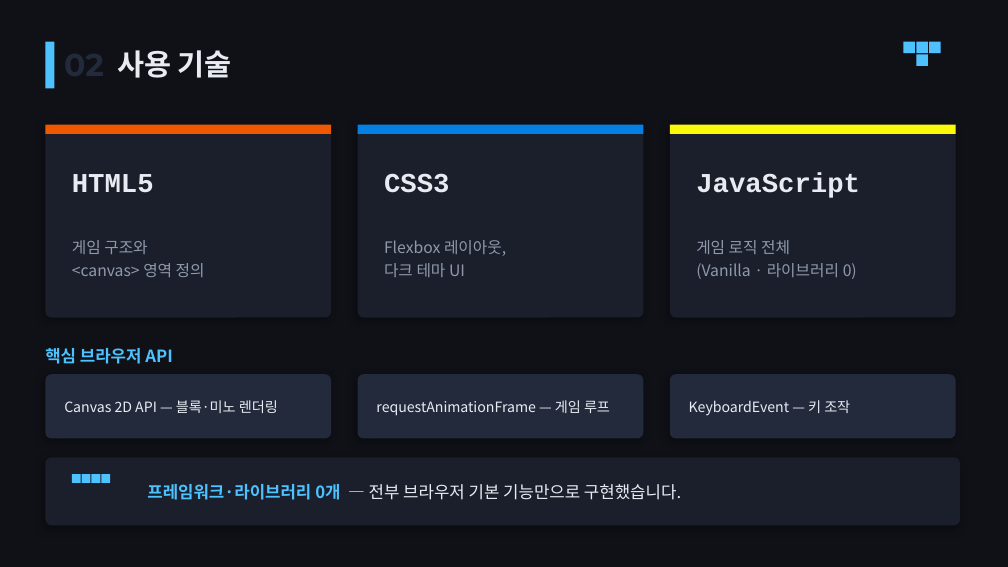
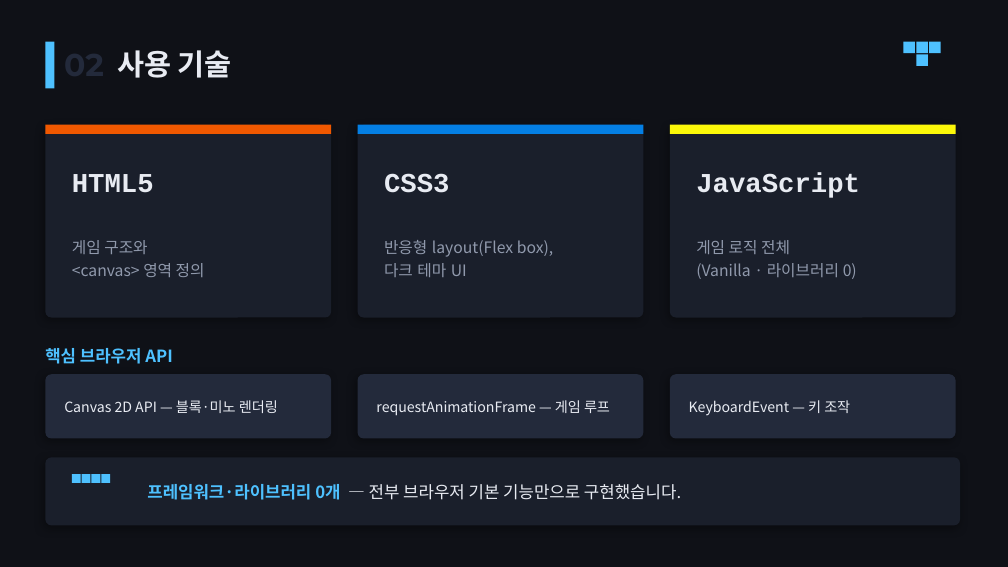
Before and after one commit to giljoo93/TETRIS, a slide deck: slide 3 of TETRIS_발표.pptx. Drawn at 1008x567 pixels with LibreOffice and Linux fonts; fonts in the diff are those of the drawing. Boxes give left, top, right and bottom in pixels: in the first picture for what was removed or moved away, otherwise in the second. Text is boxed around its words. In the diff, an @@ line names an element or a change of style, - is before the commit and + after.

```diff
--- a/TETRIS_발표.pptx
+++ b/TETRIS_발표.pptx
@@ text at [384, 240, 554, 257]: text changed @@
-Flexbox 레이아웃,
+반응형 layout(Flex box),
```
Also in this commit, not shown: 3 other slides changed, 1 other file.
